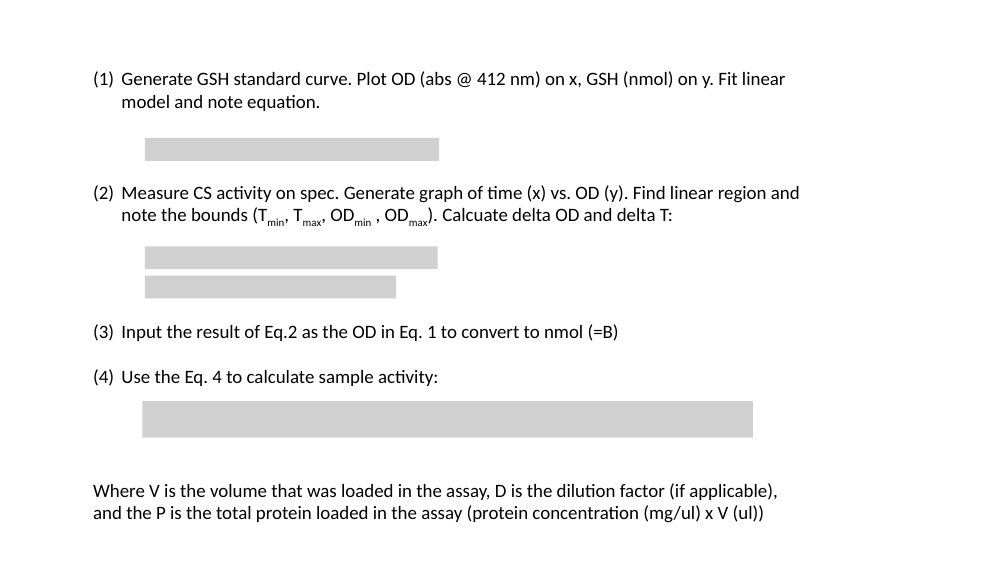
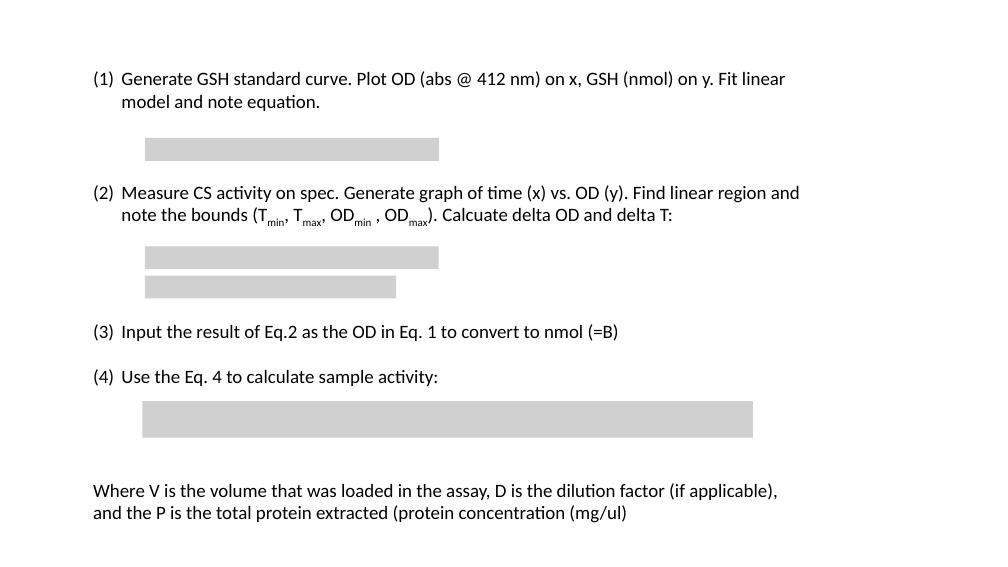
Before and after one commit to mattgeorgephd/NOPP-gigas-ploidy-temp, a slide deck: slide 1 of 202107_EXP2/citrate_synthase/CS acitivity calculations.pptx. Drawn at 1008x567 pixels with LibreOffice and Linux fonts; fonts in the diff are those of the drawing; grey boxes stand for pictures. Boxes give left, top, right and bottom in pixels: in the first picture for what was removed or moved away, otherwise in the second. Text is boxed around its words. In the diff, an @@ line names an element or a change of style, - is before the commit and + after.

Commit message:
updated CS cacluations

```diff
--- a/202107_EXP2/citrate_synthase/CS acitivity calculations.pptx
+++ b/202107_EXP2/citrate_synthase/CS acitivity calculations.pptx
@@ text at [93,483,777,523]: text changed @@
-Where V is the volume that was loaded in the assay, D is the dilution factor (if applicable), and the P is the total protein loaded in the assay (protein concentration (mg/ul) x V (ul))
+Where V is the volume that was loaded in the assay, D is the dilution factor (if applicable), and the P is the total protein extracted (protein concentration (mg/ul)
```
